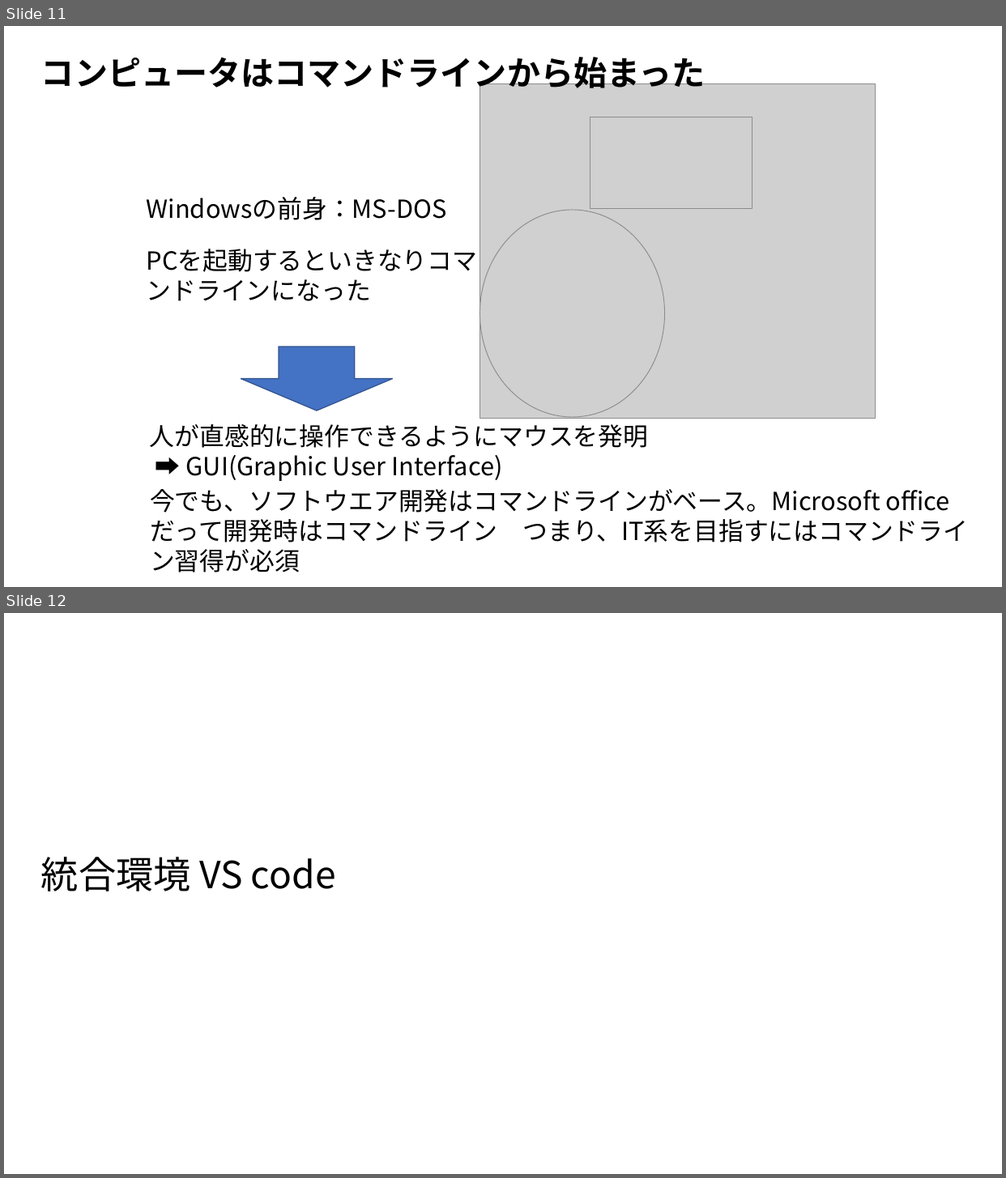
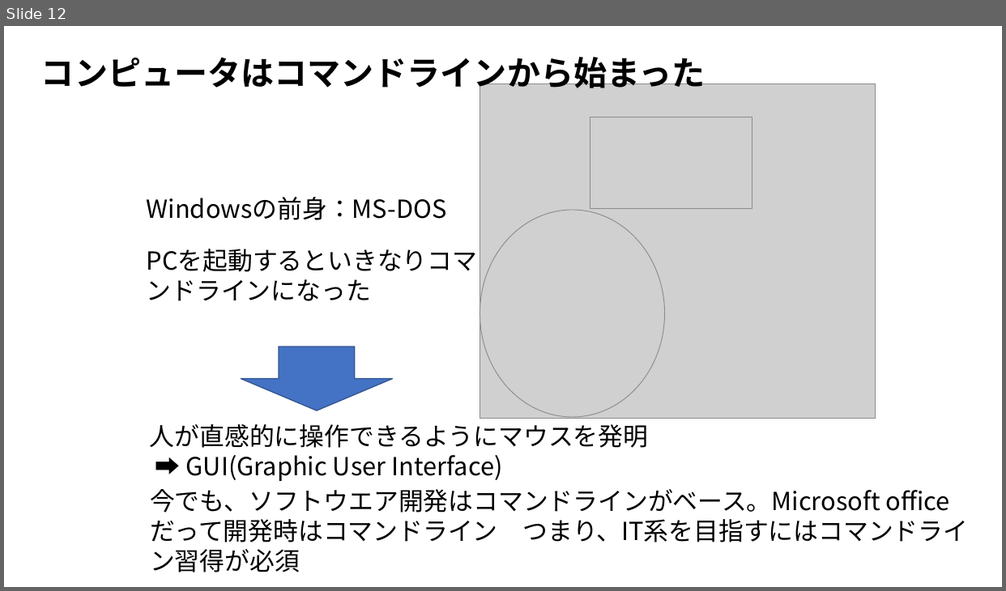
Before and after one commit to ueharaLab/bigdata2_system_and_python, a slide deck: bigdata2_system_and_python.pptx. Shown one above the other, each under a label of ours: slides 11 and 12 before the commit, slide 12 after it. The pictures are 1006x1178 and 1006x591 pixels, drawn with LibreOffice and Linux fonts; fonts in the diff are those of the drawing; grey boxes stand for pictures. Boxes give left, top, right and bottom in pixels: in the first picture for what was removed or moved away, otherwise in the second. Text is boxed around its words. In the diff, an @@ line names an element or a change of style, - is before the commit and + after.

```diff
--- a/bigdata2_system_and_python.pptx
+++ b/bigdata2_system_and_python.pptx
@@ slide 12 removed at (4,613,1002,1174), background #FFFFFF @@
@@ text removed at (41,857,336,892) @@
-統合環境 VS code
@@ what was slide 11 is now slide 12 @@
```
Also in this commit, not shown: 6 slides changed, 10 slides added, 4 other slides removed, 2 other files.
